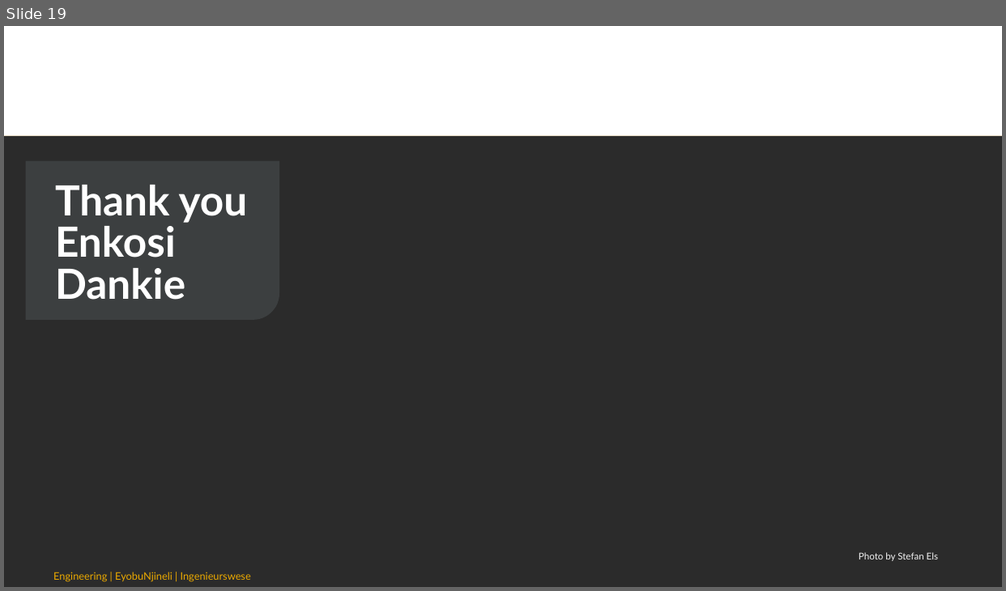
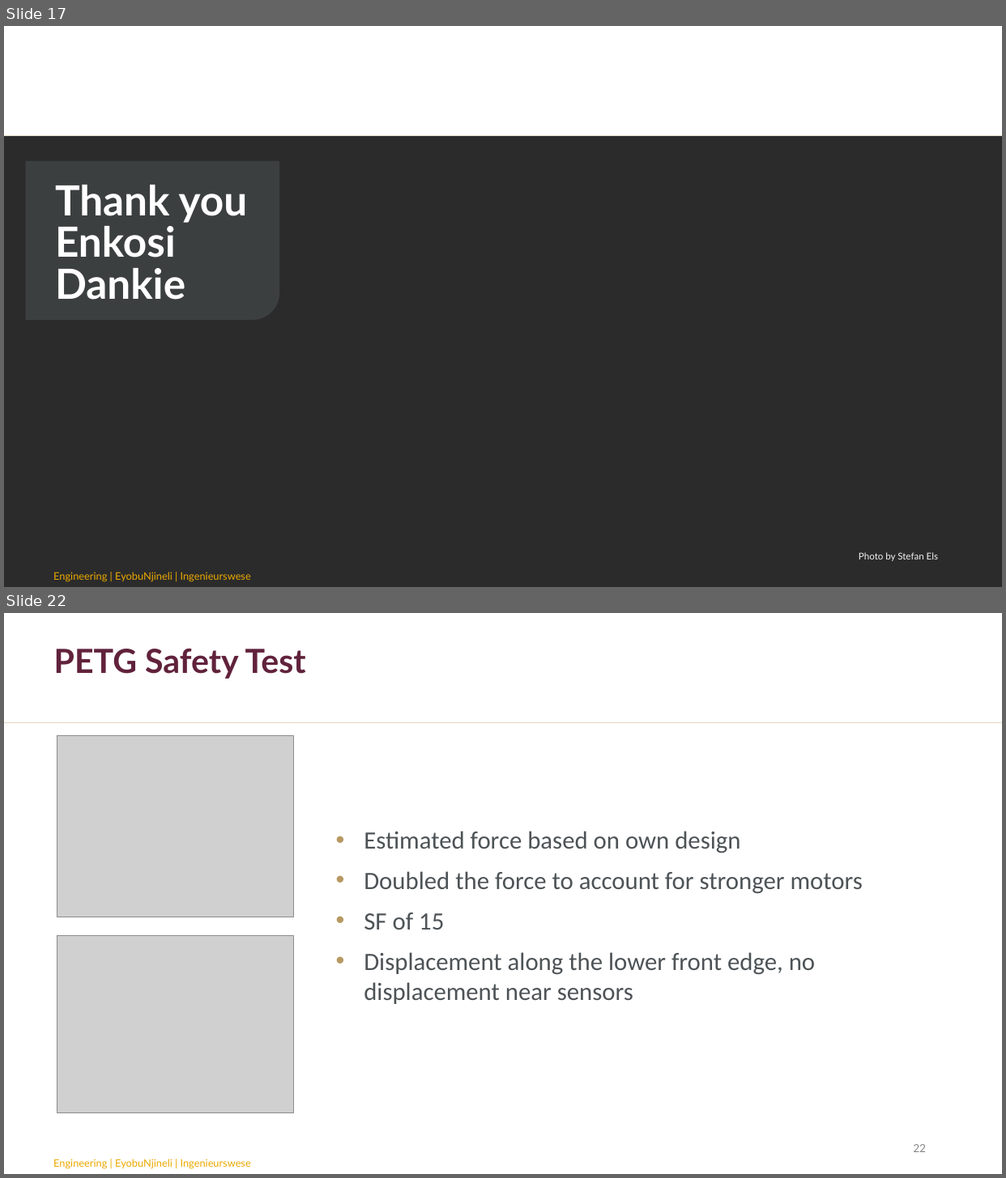
Before and after one commit to chanelleblan/SumobotSkripsie, a slide deck: Presentations/Final_present.pptx. Shown one above the other, each under a label of ours: slide 19 before the commit, slides 17 and 22 after it; the slides between them are not shown. The pictures are 1006x591 and 1006x1178 pixels, drawn with LibreOffice and Linux fonts; fonts in the diff are those of the drawing; grey boxes stand for pictures; background and template pictures are left out; a plain dark background stands for a picture behind light text. Boxes give left, top, right and bottom in pixels: in the first picture for what was removed or moved away, otherwise in the second. Text is boxed around its words. In the diff, an @@ line names an element or a change of style, - is before the commit and + after.

```diff
--- a/Presentations/Final_present.pptx
+++ b/Presentations/Final_present.pptx
@@ slide 22 added at <box>4,613,1002,1174</box>, background #FFFFFF; not listed: 2 template elements that a slide beside it also shows @@
@@ rectangle added at <box>4,613,1002,722</box>, fill #FFFFFF @@
@@ text added at <box>54,649,306,679</box>, 32 pt, text #61223B, bold @@
+PETG Safety Test
@@ picture added at <box>57,736,294,917</box> @@
@@ text added at <box>364,831,863,1004</box>, 24 pt, text #4D5356 @@
+• Estimated force based on own design
+• Doubled the force to account for stronger motors
+• SF of 15
+• Displacement along the lower front edge, no displacement near sensors
@@ picture added at <box>57,935,294,1113</box> @@
@@ page number added at <box>913,1144,926,1152</box>, 12 pt, text #878A8B @@
+22
@@ what was slide 19 is now slide 17 @@
```
Also in this commit, not shown: 15 slides changed, 7 other slides added, 6 slides removed.
